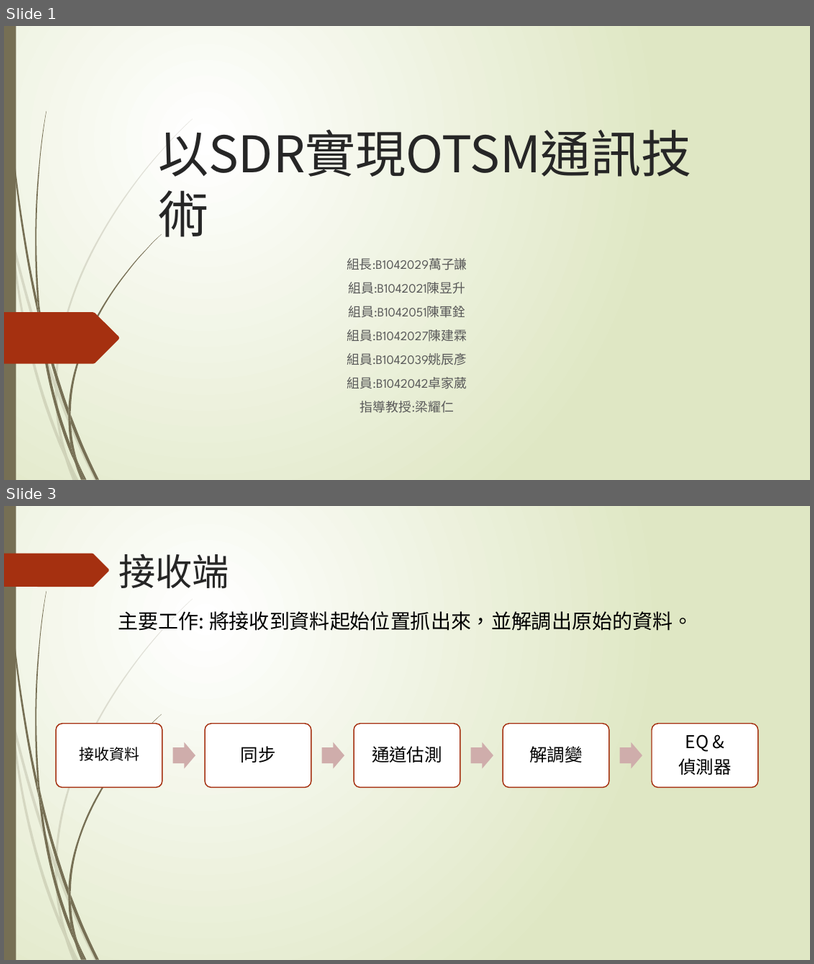
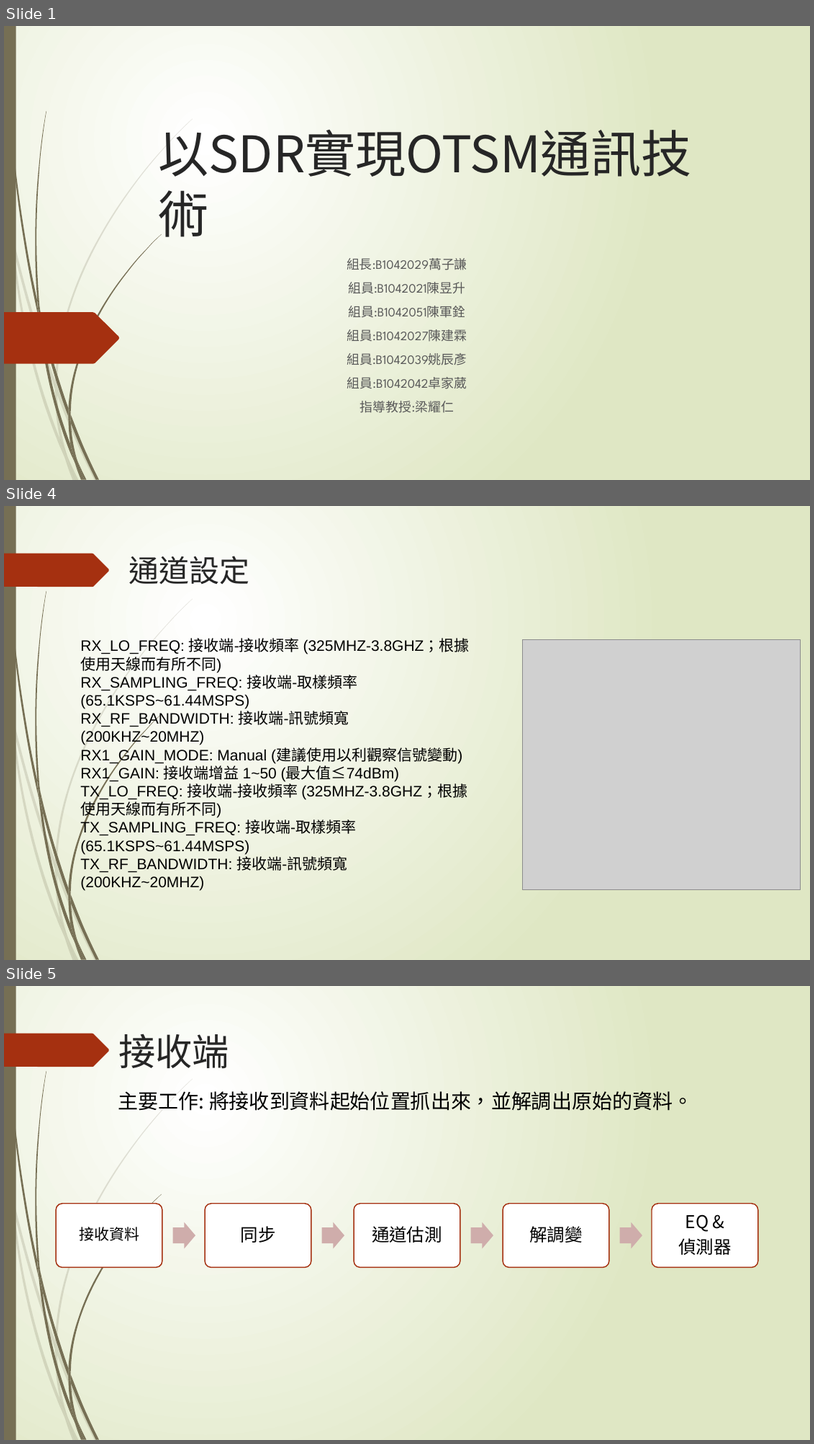
Before and after one commit to NIUWCSP/OTSM, a slide deck: report/以SDR實現OTSM通訊技術.pptx. Shown one above the other, each under a label of ours: slides 1 and 3 before the commit, slides 1, 4 and 5 after it; the slides between them are not shown. The pictures are 814x964 and 814x1444 pixels, drawn with LibreOffice and Linux fonts; fonts in the diff are those of the drawing; grey boxes stand for pictures. Boxes give left, top, right and bottom in pixels: in the first picture for what was removed or moved away, otherwise in the second. Text is boxed around its words. In the diff, an @@ line names an element or a change of style, - is before the commit and + after.

```diff
--- a/report/以SDR實現OTSM通訊技術.pptx
+++ b/report/以SDR實現OTSM通訊技術.pptx
@@ slide 4 added at <box>4,506,810,960</box>, background gradient #FFFFFF to #DFE8C4; not listed: 24 template elements that a slide beside it also shows @@
@@ title added at <box>129,556,250,584</box>, 36 pt, text #262626 @@
+通道設定
@@ text added at <box>80,638,470,890</box>, 18 pt, text #000000 @@
+RX_LO_FREQ: 接收端-接收頻率 (325MHZ-3.8GHZ；根據使用天線而有所不同)
+RX_SAMPLING_FREQ: 接收端-取樣頻率 (65.1KSPS~61.44MSPS)
+RX_RF_BANDWIDTH: 接收端-訊號頻寬 (200KHZ~20MHZ)
+RX1_GAIN_MODE: Manual (建議使用以利觀察信號變動)
+RX1_GAIN: 接收端增益 1~50 (最大值≤74dBm)
+TX_LO_FREQ: 接收端-接收頻率 (325MHZ-3.8GHZ；根據使用天線而有所不同)
+TX_SAMPLING_FREQ: 接收端-取樣頻率 (65.1KSPS~61.44MSPS)
+TX_RF_BANDWIDTH: 接收端-訊號頻寬 (200KHZ~20MHZ)
@@ picture added at <box>523,640,801,890</box> @@
@@ what was slide 3 is now slide 5 @@
```
Also in this commit, not shown: 7 other slides added, 1 slide removed, 1 other file.
